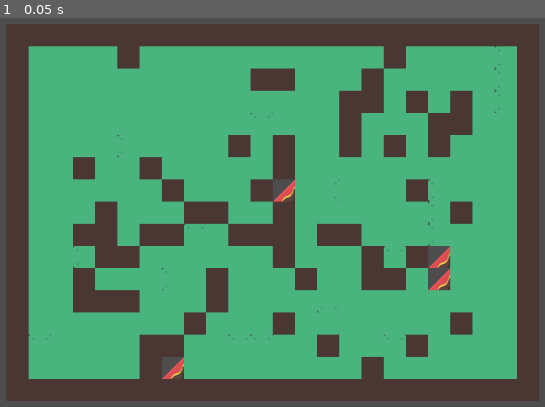
Above: before the commit, frame 1.
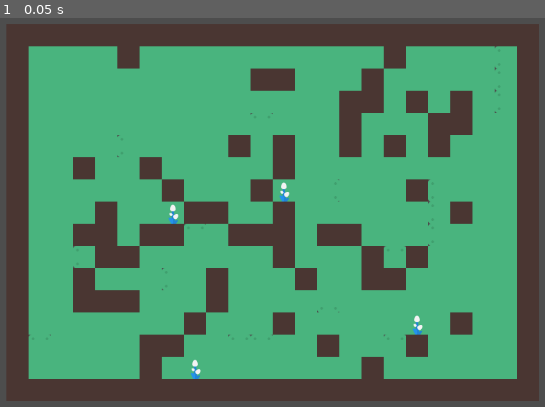
Above: after the commit, the same moment.

Repository: Crhonopost/poa-wizard
Game: Godot game, scene res://Level/level.tscn
Two runs of this game, one before a commit and one after it. Both use one fixed random seed, a clock stepped at 60 frames per second and the inputs below. The project has no main scene, so this scene is started directly.
Inputs:
- Up to frame 1 (0.05 s): no input

The runs differ from the first frame. In frame 1, 1.1% of the frame differs, in the area x 29-83%, y 41-93%.

Commit message:
pti tweaks

Diff:
--- a/godot-wizard/Environement/generate.gd
+++ b/godot-wizard/Environement/generate.gd
@@ -16,13 +16,13 @@
 func place_spell():
 	var placed_spell = 0
 	while placed_spell < spell_count :
-		var x = int(randf_range(-map_width+1, map_width-2))
+		var x = int(randf_range(-map_width+3, map_width-4))
 		var y = int(randf_range(-map_height-2, map_height))
 		var position = Vector2i(x, y)
 
 		if get_cell_atlas_coords(0,position) == Vector2i(16,5):
 			tabSpell.append(position)
-			set_cell(0, position, 0,Vector2i(1, 1))
+			set_cell(1, position, 0,Vector2i(9, 5))
 			placed_spell += 1
 
 
